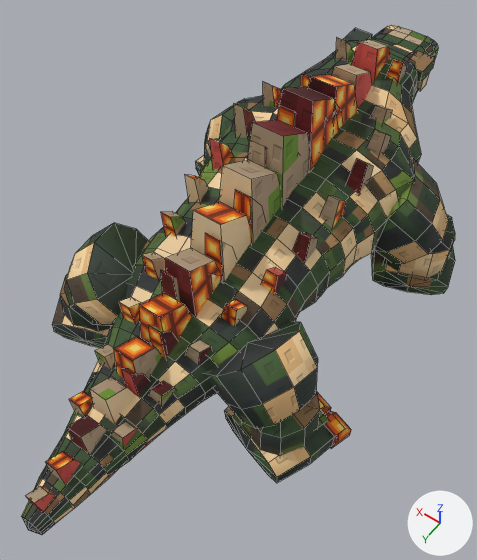
The FBX model assets/GreenDino/GreenDino.fbx, before and after one commit.
Both versions are drawn from a camera (50 mm lens) standing at (-4.91, 7.91, 11.95) and looking at (-0.22, 1.35, 1.63). The axes (+X, +Y, +Z) are drawn at lower right. The lights are the same throughout. The first picture is the older version. Mesh edges are drawn as thin lines. Where no turn or scale is listed for an object, it has been applied to the vertices. Vertices at exactly the same position are counted once.

Objects in the first picture: 'GreenDino'.
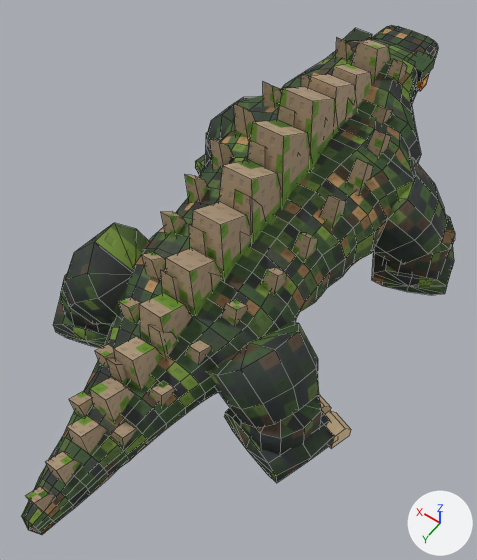
Pixel boxes (x1, y1, x2, y2) of what changed, in the pictures (477 x 560 px; the box of a moved part takes in the faces that stretch with it):
```json
{"object": "GreenDino", "change": "reshaped, surface changed", "before": [21, 25, 455, 535], "after": [21, 25, 455, 535]}
{"part": 1, "of": "me_greendino", "change": "moved or reshaped", "before": [205, 233, 226, 282], "after": [189, 224, 208, 256]}
{"part": 2, "of": "me_greendino", "change": "moved or reshaped", "before": [122, 368, 150, 397], "after": [106, 358, 127, 385]}
{"part": 3, "of": "me_greendino", "change": "moved or reshaped", "before": [52, 223, 335, 483], "after": [53, 223, 335, 483]}
{"part": 4, "of": "me_greendino", "change": "moved or reshaped", "before": [195, 98, 455, 295], "after": [195, 97, 455, 295]}
{"part": 5, "of": "me_greendino", "change": "surface changed", "before": [21, 25, 455, 535], "after": [21, 25, 455, 535]}
```

The change, as JSON lines over the scene's bpy script:
```json
{"block": "me_greendino", "where": "# used by ob_greendino; location = (0.0, 0.0, 0.0)"}
{"op": "remove", "block": "me_greendino", "code": "me_greendino.from_pydata(...)  # 1954 vertices, 1779 faces; spans x -3.51..3.49, y -6.09..7.09, z -0.09..4.63"}
{"op": "add", "block": "me_greendino", "code": "me_greendino.from_pydata(...)  # 1954 vertices, 1779 faces; spans x -3.51..3.51, y -6.09..7.09, z -0.09..4.63"}
{"block": "me_greendino", "change": "me_greendino part 1: the loose piece of 8 vertices spanning x -0.39..0.04, y 1.55..2.06, z 2.39..3.51 is moved by (0.35, 0.0, 0.0)"}
{"block": "me_greendino", "change": "me_greendino part 2: the loose piece of 8 vertices spanning x -0.32..-0.03, y 4.1..4.47, z 1.58..2.37 is moved by (0.35, 0.0, 0.0)"}
{"block": "me_greendino", "change": "me_greendino part 3: 127 of 1954 vertices moved; they spanned x -3.34..3.32, y 1.66..3.83, z -0.02..2.63 and now span x -3.33..3.28, y 1.64..3.82, z -0.01..2.62; mean shift (0.0, 0.0, 0.0); largest move (-0.85, 3.44, 1.59) -> (-0.89, 3.39, 1.62)"}
{"block": "me_greendino", "change": "me_greendino part 4: 126 of 1954 vertices moved; they spanned x -3.51..3.49, y -3.29..-0.9, z -0.01..2.82 and now span x -3.51..3.51, y -3.3..-0.94, z -0.02..2.85; mean shift (0.0, 0.0, 0.0); largest move (-1.54, -2.86, 1.33) -> (-1.58, -2.81, 1.35)"}
{"block": "me_greendino", "change": "me_greendino part 5: texture (UV) coordinates of 1779 of 1779 faces, centred in x -3.41..3.41, y -6.03..7.03, z -0.02..4.39, changed; they spanned u 0.0..1.0, v 0.0..1.0 and now span u 0.0..1.0, v 0.0..1.0"}
{"block": "me_greendino", "change": "other edits to the shape of me_greendino do not show in these pictures"}
```
